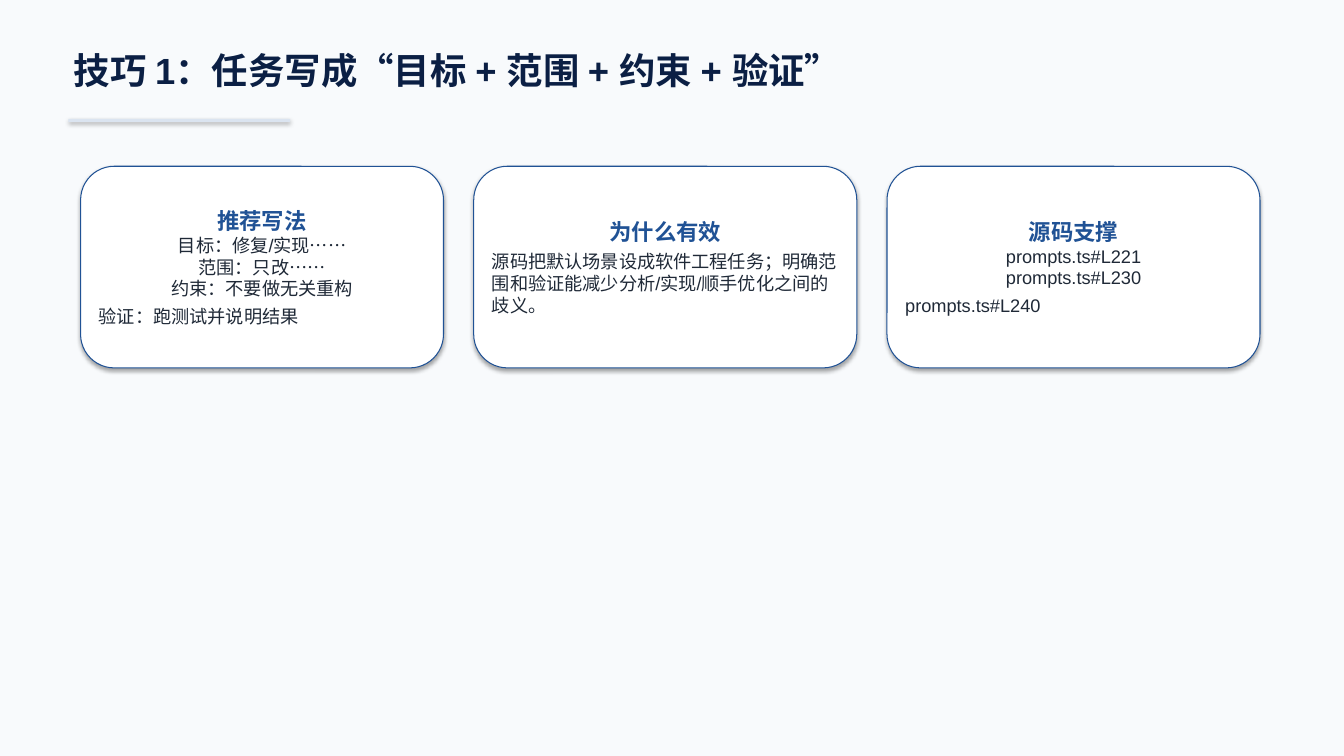
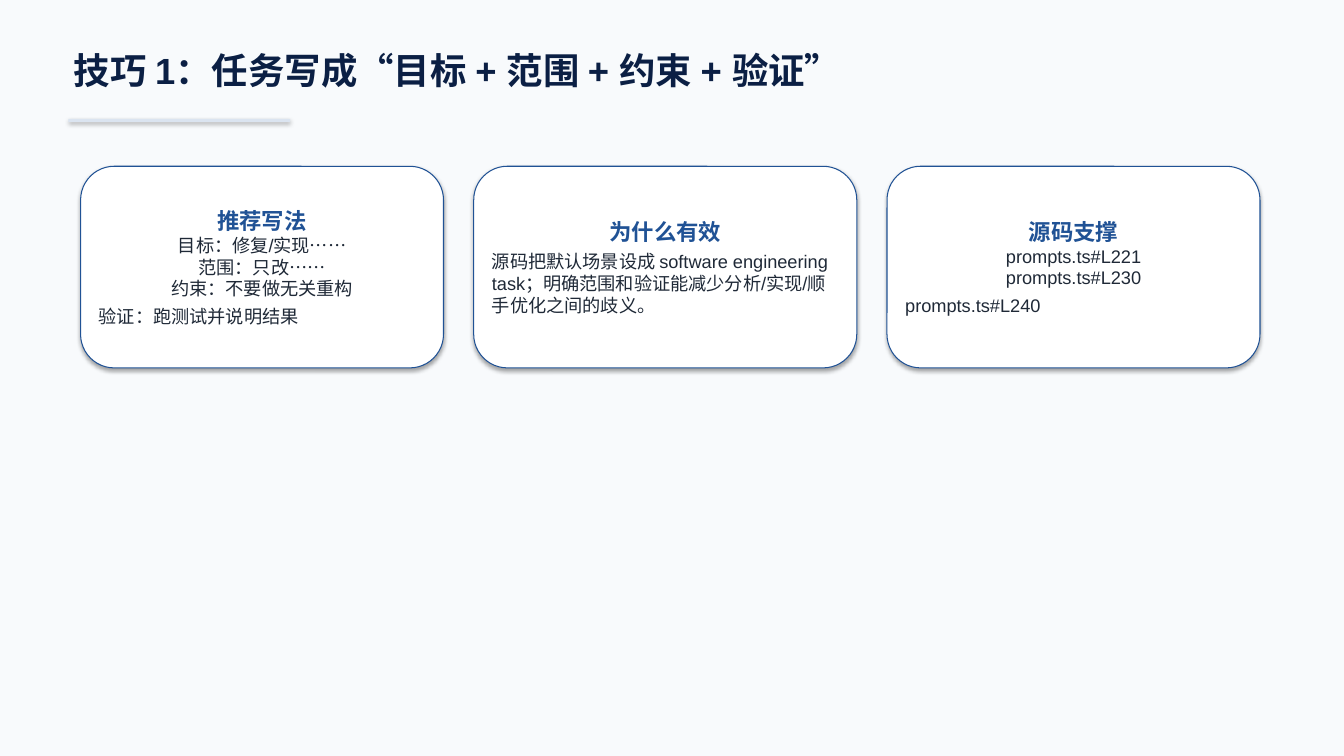
Before and after one commit to boboliu-1010/ccode, a slide deck: slide 5 of docs/zh/09-Claude Code 使用技巧与注意事项-WPS兼容版.pptx (slide 3 before the commit). Drawn at 1344x756 pixels with LibreOffice and Linux fonts; fonts in the diff are those of the drawing. Boxes give left, top, right and bottom in pixels: in the first picture for what was removed or moved away, otherwise in the second. Text is boxed around its words. In the diff, an @@ line names an element or a change of style, - is before the commit and + after.

```diff
--- a/docs/zh/09-Claude Code 使用技巧与注意事项-WPS兼容版.pptx
+++ b/docs/zh/09-Claude Code 使用技巧与注意事项-WPS兼容版.pptx
@@ text in rounded rectangle at (492, 252, 828, 314): text changed @@
-源码把默认场景设成软件工程任务；明确范围和验证能减少分析/实现/顺手优化之间的歧义。
+源码把默认场景设成 software engineering task；明确范围和验证能减少分析/实现/顺手优化之间的歧义。
```
Also in this commit, not shown: 6 other slides changed, 4 slides added, 3 slides removed, 2 other files.
